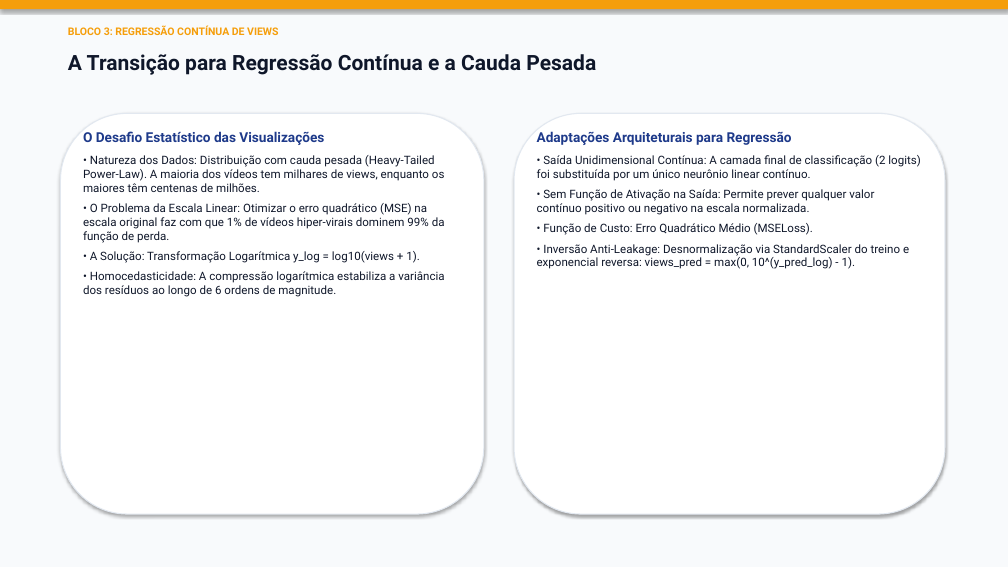
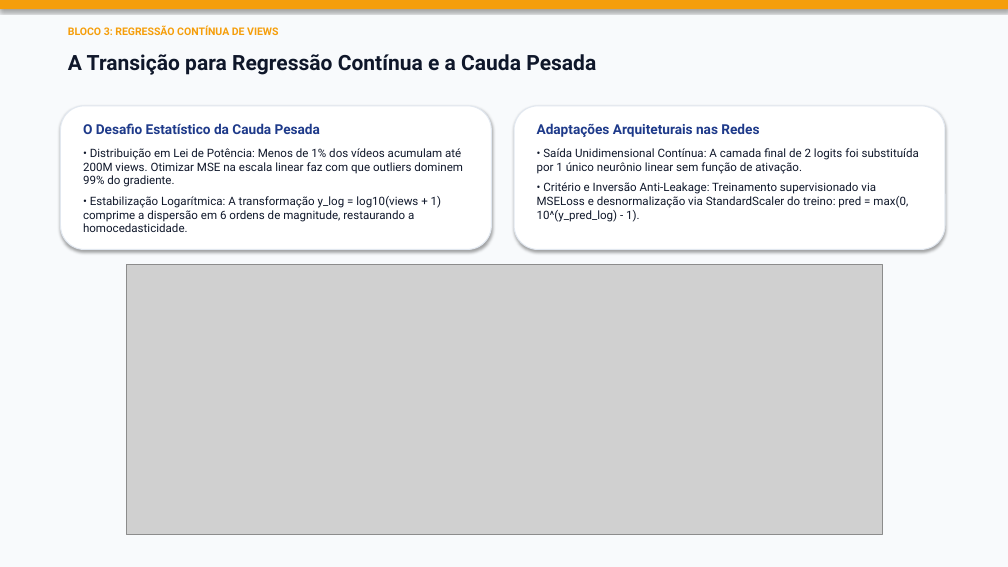
Before and after one commit to Jacsonrn/ufrn-dca3606-deep-learning-youtube-thumbnail-predictor, a slide deck: slide 10 of Apresentacao_Projeto_IA_Unidade2.pptx. Drawn at 1008x567 pixels with LibreOffice and Linux fonts; fonts in the diff are those of the drawing; grey boxes stand for pictures. Boxes give left, top, right and bottom in pixels: in the first picture for what was removed or moved away, otherwise in the second. Text is boxed around its words. In the diff, an @@ line names an element or a change of style, - is before the commit and + after.

Commit message:
chore: update presentation file Apresentacao_Projeto_IA_Unidade2.pptx

```diff
--- a/Apresentacao_Projeto_IA_Unidade2.pptx
+++ b/Apresentacao_Projeto_IA_Unidade2.pptx
@@ rounded rectangle: place and size @@
-rounded rectangle at [60, 113, 484, 514]
+rounded rectangle at [60, 106, 492, 250]
@@ rounded rectangle: place and size @@
-rounded rectangle at [514, 113, 945, 514]
+rounded rectangle at [514, 106, 945, 250]
@@ text at [83, 123, 463, 232]: text changed @@
-O Desafio Estatístico das Visualizações
-• Natureza dos Dados: Distribuição com cauda pesada (Heavy-Tailed Power-Law). A maioria dos vídeos tem milhares de views, enquanto os maiores têm centenas de milhões.
-• O Problema da Escala Linear: Otimizar o erro quadrático (MSE) na escala original faz com que 1% de vídeos hiper-virais dominem 99% da função de perda.
-• A Solução: Transformação Logarítmica y_log = log10(views + 1).
-• Homocedasticidade: A compressão logarítmica estabiliza a variância dos resíduos ao longo de 6 ordens de magnitude.
+O Desafio Estatístico da Cauda Pesada
+• Distribuição em Lei de Potência: Menos de 1% dos vídeos acumulam até 200M views. Otimizar MSE na escala linear faz com que outliers dominem 99% do gradiente.
+• Estabilização Logarítmica: A transformação y_log = log10(views + 1) comprime a dispersão em 6 ordens de magnitude, restaurando a homocedasticidade.
@@ text at [537, 123, 919, 222]: text changed @@
-Adaptações Arquiteturais para Regressão
-• Saída Unidimensional Contínua: A camada final de classificação (2 logits) foi substituída por um único neurônio linear contínuo.
-• Sem Função de Ativação na Saída: Permite prever qualquer valor contínuo positivo ou negativo na escala normalizada.
-• Função de Custo: Erro Quadrático Médio (MSELoss).
-• Inversão Anti-Leakage: Desnormalização via StandardScaler do treino e exponencial reversa: views_pred = max(0, 10^(y_pred_log) - 1).
+Adaptações Arquiteturais nas Redes
+• Saída Unidimensional Contínua: A camada final de 2 logits foi substituída por 1 único neurônio linear sem função de ativação.
+• Critério e Inversão Anti-Leakage: Treinamento supervisionado via MSELoss e desnormalização via StandardScaler do treino: pred = max(0, 10^(y_pred_log) - 1).
@@ picture added at [126, 265, 882, 535] @@
```
